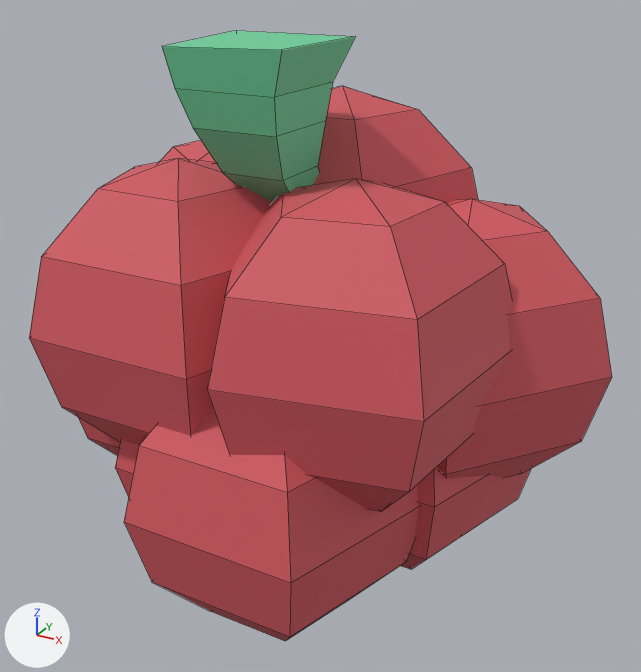
The OBJ model src/assets/models/Bonus_SpeedUp.obj: old version first, new version second.
Camera for both pictures: a 50 mm camera at (3.15, -5.44, 3.27) aimed at (0.42, -0.46, 0.78). Every picture has the same lights, and +X, +Y and +Z are marked at lower left. Mesh edges are drawn as thin lines. Where no turn or scale is listed for an object, it has been applied to the vertices. Vertices at the same position are counted once.

The scene before the commit, as lines of its bpy script (objects in view):
```python
ob_plane = bpy.data.objects.new('Plane', me_plane)
ob_plane.location = (0.0, 0.0, 0.0)
ob_sphere_001 = bpy.data.objects.new('Sphere.001', me_sphere_001)
ob_sphere_001.location = (0.0, 0.0, 0.0)
ob_sphere_003_sphere_004 = bpy.data.objects.new('Sphere.003_Sphere.004', me_sphere_003_sphere_004)
ob_sphere_003_sphere_004.location = (0.0, 0.0, 0.0)
ob_sphere_004_sphere_005 = bpy.data.objects.new('Sphere.004_Sphere.005', me_sphere_004_sphere_005)
ob_sphere_004_sphere_005.location = (0.0, 0.0, 0.0)
ob_sphere_005_sphere_006 = bpy.data.objects.new('Sphere.005_Sphere.006', me_sphere_005_sphere_006)
ob_sphere_005_sphere_006.location = (0.0, 0.0, 0.0)
ob_sphere_006_sphere_007 = bpy.data.objects.new('Sphere.006_Sphere.007', me_sphere_006_sphere_007)
ob_sphere_006_sphere_007.location = (0.0, 0.0, 0.0)
ob_sphere_008_sphere_009 = bpy.data.objects.new('Sphere.008_Sphere.009', me_sphere_008_sphere_009)
ob_sphere_008_sphere_009.location = (0.0, 0.0, 0.0)
ob_sphere_009_sphere_010 = bpy.data.objects.new('Sphere.009_Sphere.010', me_sphere_009_sphere_010)
ob_sphere_009_sphere_010.location = (0.0, 0.0, 0.0)
ob_sphere_010_sphere_011 = bpy.data.objects.new('Sphere.010_Sphere.011', me_sphere_010_sphere_011)
ob_sphere_010_sphere_011.location = (0.0, 0.0, 0.0)
# me_plane
# before: 1 (0.792, -0.729, 2.799) at pixel (355, 36), 3 (0.792, -1.536, 2.799) at pixel (281, 49), 5 (0.697, -0.825, 2.555) at pixel (332, 82), 7 (0.697, -1.46, 2.555) at pixel (274, 97)
```
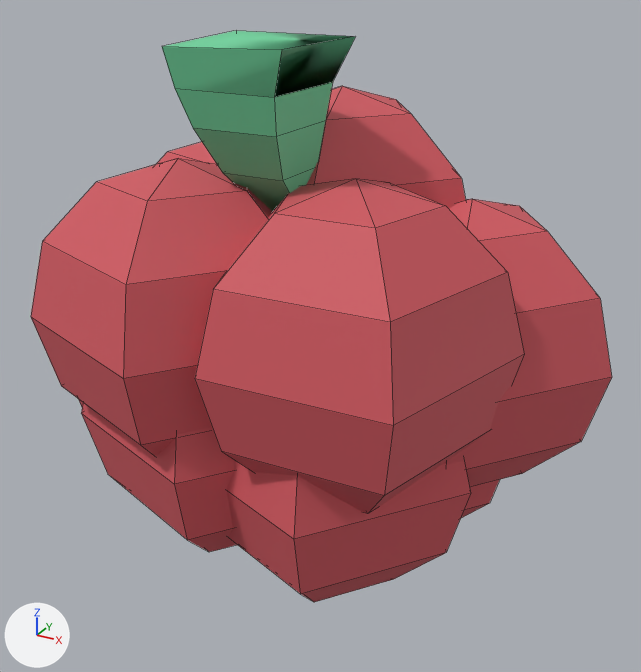
Diff of the bpy script that builds the scene:
```diff
--- a/src/assets/models/Bonus_SpeedUp.obj.py
+++ b/src/assets/models/Bonus_SpeedUp.obj.py
@@ me_plane @@
 me_plane.from_pydata(...)  # 21 vertices, 17 faces; spans x -0.015..0.792, y -1.536..-0.226, z 1.371..2.799
 # verts and faces of me_plane; kept vertices keep their numbers, new ones are numbered from 21
+# me_plane part 1
+delete_faces([(1, 3, 7, 5)])
+faces += [(1, 5, 7, 3)]
 me_plane.materials.append(mat_tige)
@@ me_sphere_001 @@
 me_sphere_001.from_pydata(...)  # 27 vertices, 30 faces; spans x -1.22..0.68, y -1.69..0.12, z -0.31..1.69
+# me_sphere_001 part 2: the whole mesh is turned 124.3 degrees about the z axis through its middle, then moved by (-0.08, -0.15, 0.0)
 me_sphere_001.materials.append(mat_fruit)
@@ me_sphere_003_sphere_004 @@
 me_sphere_003_sphere_004.from_pydata(...)  # 27 vertices, 30 faces; spans x -0.55..1.36, y -0.95..0.86, z 0.43..2.43
+# me_sphere_003_sphere_004 part 3: the whole mesh is turned 52 degrees about the z axis through its middle, then moved by (-0.08, -0.04, 0.0)
 me_sphere_003_sphere_004.materials.append(mat_fruit)
@@ me_sphere_005_sphere_006 @@
 me_sphere_005_sphere_006.from_pydata(...)  # 27 vertices, 30 faces; spans x 0.0..1.86, y -2.01..-0.12, z 0.09..2.09
+# me_sphere_005_sphere_006 part 5: the whole mesh is turned 62.8 degrees about the z axis through its middle, then moved by (0.0, -0.07, 0.0)
 me_sphere_005_sphere_006.materials.append(mat_fruit)
@@ me_sphere_006_sphere_007 @@
 me_sphere_006_sphere_007.from_pydata(...)  # 27 vertices, 30 faces; spans x -1.13..0.77, y -1.96..-0.16, z 0.09..2.09
+# me_sphere_006_sphere_007 part 6: the whole mesh is turned 52 degrees about the z axis through its middle, then moved by (-0.08, -0.04, 0.0)
 me_sphere_006_sphere_007.materials.append(mat_fruit)
@@ me_sphere_007_sphere_008 @@
 me_sphere_007_sphere_008.from_pydata(...)  # 27 vertices, 30 faces; spans x -1.31..0.59, y -1.26..0.59, z 0.09..2.09
+# me_sphere_007_sphere_008 part 7: the whole mesh is turned 91.8 degrees about the z axis through its middle, then moved by (0.1, 0.06, 0.0)
 me_sphere_007_sphere_008.materials.append(mat_fruit)
@@ me_sphere_008_sphere_009 @@
 me_sphere_008_sphere_009.from_pydata(...)  # 27 vertices, 30 faces; spans x 0.01..1.91, y -1.06..0.74, z -0.9..1.1
+# me_sphere_008_sphere_009 part 4: the whole mesh is turned 52 degrees about the z axis through its middle, then moved by (-0.27, 0.07, 0.03)
 me_sphere_008_sphere_009.materials.append(mat_fruit)
@@ ob_sphere_004_sphere_005 @@
-ob_sphere_004_sphere_005 = bpy.data.objects.new('Sphere.004_Sphere.005', me_sphere_004_sphere_005)
@@ ob_sphere_009_sphere_010 @@
-ob_sphere_009_sphere_010 = bpy.data.objects.new('Sphere.009_Sphere.010', me_sphere_009_sphere_010)
@@ ob_sphere_008_sphere_018 @@
+ob_sphere_008_sphere_018 = bpy.data.objects.new('Sphere.008_Sphere.018', me_sphere_008_sphere_018)  # a UV sphere (5 segments, 6 rings, poles along z) spanning x -0.1..1.73, y -1.85..0.05, z -0.83..1.17; in mat_fruit (red #d15860)
+ob_sphere_008_sphere_018.location = (0.0, 0.0, 0.0)
@@ ob_sphere_000_sphere_016 @@
+ob_sphere_000_sphere_016 = bpy.data.objects.new('Sphere.000_Sphere.016', me_sphere_000_sphere_016)  # a UV sphere (5 segments, 6 rings, poles along z) spanning x -0.89..0.94, y -1.9..0.0, z -0.68..1.32; in mat_fruit (red #d15860)
+ob_sphere_000_sphere_016.location = (0.0, 0.0, 0.0)
```

Boxes [x1, y1, x2, y2] around the edits, measured in the pictures (641 x 672 px; the box of a moved part takes in the faces that stretch with it):
'Sphere.005_Sphere.006', mesh turned
    before: [207, 179, 512, 512]
    after: [195, 179, 524, 514]
'Sphere.006_Sphere.007', mesh turned
    before: [29, 158, 272, 445]
    after: [31, 158, 273, 456]
'Sphere.004_Sphere.005', deleted
    before: [124, 407, 419, 641]
'Sphere.008_Sphere.018', added (red)
    after: [226, 460, 471, 602]
'Sphere.003_Sphere.004', mesh turned
    before: [313, 86, 478, 204]
    after: [307, 86, 466, 208]
'Sphere.000_Sphere.016', added
    after: [81, 403, 237, 552]
'Sphere.008_Sphere.009', mesh turned
    before: [400, 467, 531, 569]
    after: [460, 479, 500, 519]
'Sphere.009_Sphere.010', deleted (red)
    before: [115, 440, 139, 497]
'Sphere.007_Sphere.008', mesh turned
    before: [160, 140, 216, 163]
    after: [157, 142, 217, 164]
'Sphere.001', mesh turned
    before: [78, 417, 120, 455]
    after: [79, 400, 83, 406]
part 1 of me_plane, moved or reshaped
    both: [275, 37, 355, 97]
